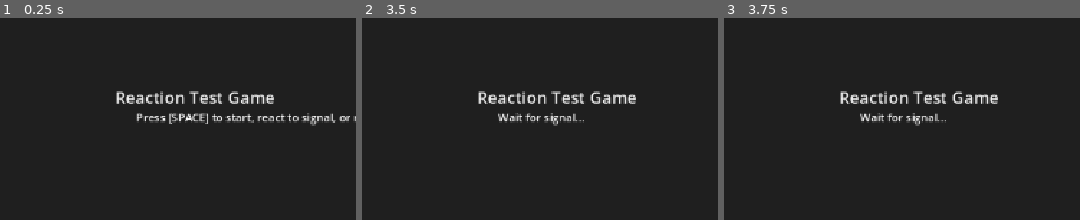
Above: before the commit, frames 1-3 (left to right).
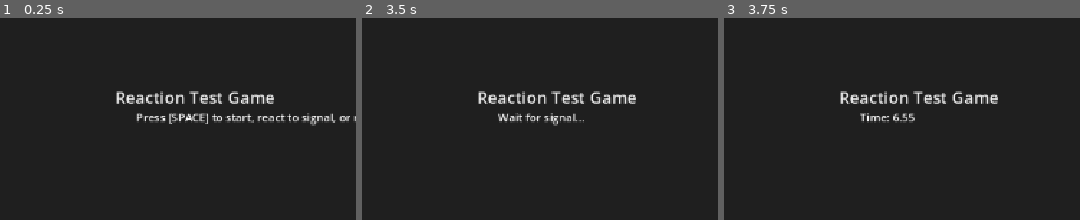
Above: after the commit, the same moments.

Repository: ArifD2286/Reaction-Time-game
Game: Godot game, scene res://Game.tscn
Two runs of this game, one before a commit and one after it. Both use one fixed random seed, a clock stepped at 60 frames per second and the inputs below.
Inputs (mouse positions are % of the whole screen's width and height, from its top left):
- Up to frame 1 (0.25 s): no input
- Up to frame 2 (3.5 s): tap Space at 0.5 s; move the mouse to (75, 44) at 0.52 s; hold Right 0.53-1.28 s; hold Enter (ui_accept) 0.53-1.28 s; click (75, 44) at 0.67 s; move the mouse to (28, 56) at 1.27 s; hold Down 1.28-2.03 s; tap Alt at 1.35 s; tap Enter (ui_accept) at 1.52, 1.55, 1.82, 2, 2.85, 3.02, 3.32 s; move the mouse to (61, 25) at 2.02 s; hold Right 2.03-2.78 s; hold Enter (ui_accept) 2.03-2.78 s; tap Shift at 2.1 s; move the mouse to (44, 72) at 2.77 s; hold Up from 2.78 s (still down); click (44, 72) at 2.92 s
- Up to frame 3 (3.75 s): tap Enter (ui_accept) at 3.5 s; move the mouse to (84, 67) at 3.52 s; release Up at 3.53 s; hold Left from 3.53 s (still down); hold Enter (ui_accept) from 3.53 s (still down); tap Alt at 3.6 s
The pictures show only the part of the screen within x 23-73%, y 27-77%; the shares and areas given below are measured in that part.

Frames 1-2 are identical in both runs. In frame 3, 0.6% of the frame differs, in the area x 38-63%, y 47-54%.
Error before the commit: Invalid assignment of property or key 'color' with value of type 'Color' on a base object of type 'Panel'. (res://Game.gd:13)
Error after the commit: Invalid assignment of property or key 'color' with value of type 'Color' on a base object of type 'Panel'. (res://Game.gd:15)

Commit message:
Update Game.gd
Changes:
- Added condition/permission for player to react, punish player if false start. (still needs fixing)

Note: for last commit, the readme and license for godot super wakatime was accidentally included. So mainly only game files were uploaded.

Diff:
--- a/reaction-time-game (godot)/Game.gd
+++ b/reaction-time-game (godot)/Game.gd
@@ -3,10 +3,12 @@
 @onready var panel = $Panel
 @onready var action_label = $ActionLabel
 @onready var time = $Time
+@onready var sound = $AudioStreamPlayer
 
 var reaction_time = 0
 var game_start = false
 var is_game_over = false
+var permission_to_react = false
 
 func _ready():
 	action_label.text = "Press [SPACE] to start, react to signal, or restart."
@@ -26,7 +28,9 @@
 func start_game():
 	game_start = true
 	is_game_over = false
+	permission_to_react = false
 	action_label.text = "Wait for signal..."
+
 
 
 # -- Random waiting time for signal --
@@ -56,4 +60,11 @@
 # -- After random wait time finish --
 func _on_time_timeout():
 	change_color_to_green()
+	sound.play()
 	reaction_time = Time.get_ticks_usec()
+	permission_to_react = true
+	if permission_to_react == true and Input.is_action_pressed("ui_accept"):
+		action_label.text = "Time: " + str(reaction_time / 1000000.0)
+	elif permission_to_react == false and Input.is_action_pressed("ui_accept"):
+		action_label.text = "FALSE START >:("
+		is_game_over = true
